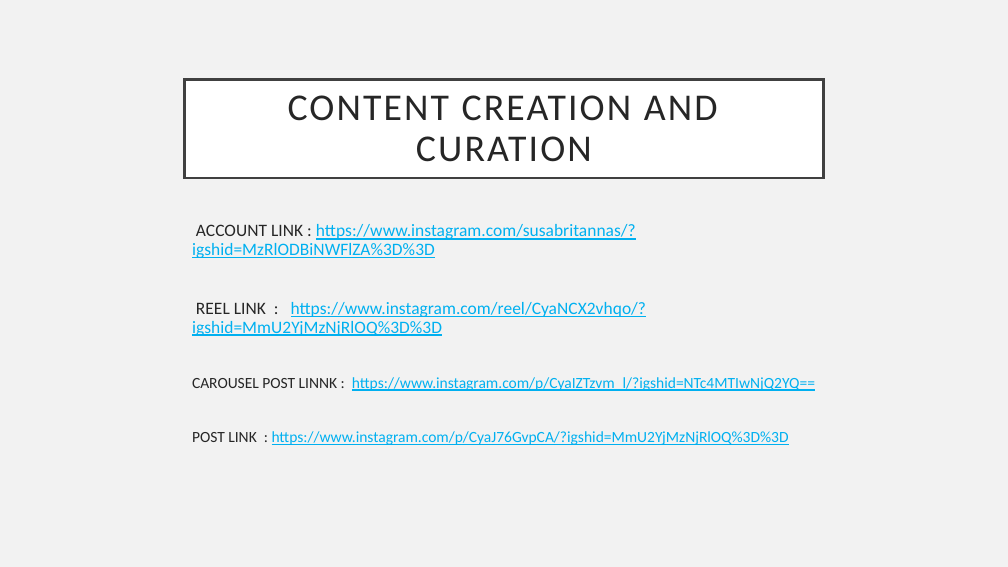
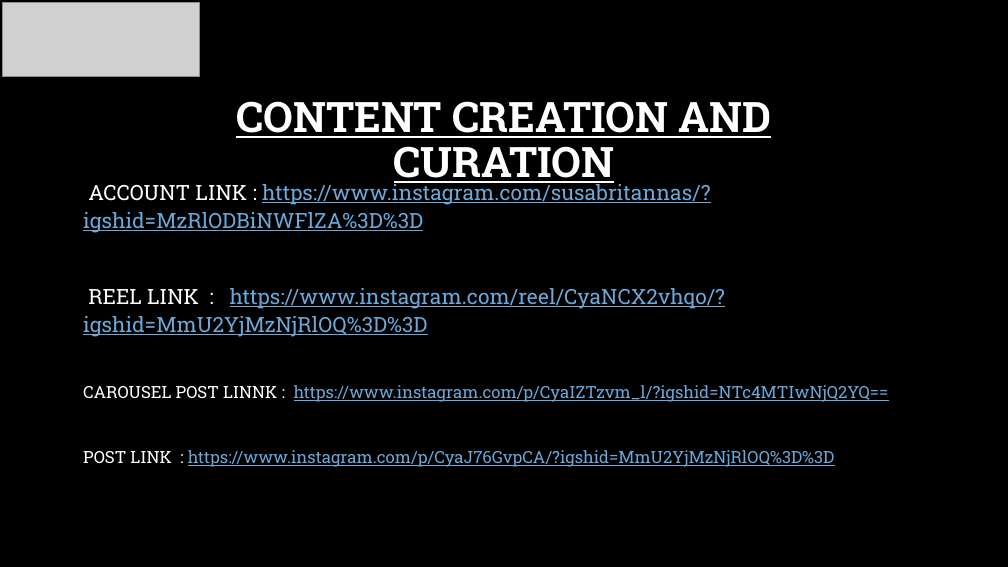
Before and after one commit to Sharfrajhyderbasha/digital-marketing-phase-2--britannia, a slide deck: slide 14 of BRITANNIA_PPT[2] susa sharfraj 1.pptx. Drawn at 1008x567 pixels with LibreOffice and Linux fonts; fonts in the diff are those of the drawing; grey boxes stand for pictures; background and template pictures are left out. Boxes give left, top, right and bottom in pixels: in the first picture for what was removed or moved away, otherwise in the second. Text is boxed around its words. In the diff, an @@ line names an element or a change of style, - is before the commit and + after.

```diff
--- a/BRITANNIA_PPT[2] susa sharfraj 1.pptx
+++ b/BRITANNIA_PPT[2] susa sharfraj 1.pptx
@@ background #F2F2F2 to picture (left out) @@
@@ picture added at <box>2,2,199,76</box> @@
@@ title "CONTENT CREATION AND CURATION": place and size @@
-title "CONTENT CREATION AND CURATION" at <box>185,79,823,178</box>
+title "CONTENT CREATION AND CURATION" at <box>236,101,772,188</box>
@@ title "CONTENT CREATION AND CURATION" at <box>236,101,772,188</box>: size 36 to 40 pt, font Calibri to Roboto Slab, text colour #262626 to #FFFFFF, letter spacing 2 to 0 pt, bold on, underline on; fill #FFFFFF to none; outline #404040 2.5 pt to none @@
@@ text "ACCOUNT LINK : https://www.instagram.com/susabritannas/?igsh ...": place and size @@
-text "ACCOUNT LINK : https://www.instagram.com/susabritannas/?igsh ..." at <box>192,224,815,445</box>
+text "ACCOUNT LINK : https://www.instagram.com/susabritannas/?igsh ..." at <box>83,181,889,467</box>
@@ text "ACCOUNT LINK : https://www.instagram.com/susabritannas/?igsh ..." at <box>83,181,889,467</box>: size 16.6 to 20 pt in "ACCOUNT LINK : https://www.instagram.com/susabritannas/?igsh ...", "REEL LINK : https://www.instagram.com/reel/CyaNCX2vhqo/?igsh ..."; font Calibri to Roboto Slab; text colour #262626 to #FFFFFF in "ACCOUNT LINK :", "REEL LINK :", "CAROUSEL POST LINNK :", "POST LINK :"; text colour #00B0F0 to #6BA9DA in "https://www.instagram.com/susabritannas/?igshid=MzRlODBiNWFl ...", "https://www.instagram.com/reel/CyaNCX2vhqo/?igshid=MmU2YjMzN ...", "https://www.instagram.com/p/CyaIZTzvm_l/?igshid=NTc4MTIwNjQ2 ...", "https://www.instagram.com/p/CyaJ76GvpCA/?igshid=MmU2YjMzNjRl ..."; size 14.8 to 16 pt in "CAROUSEL POST LINNK : https://www.instagram.com/p/CyaIZTzvm_ ...", "POST LINK : https://www.instagram.com/p/CyaJ76GvpCA/?igshid= ..."; line spacing 0.9 to 1.1 @@
```
Also in this commit, not shown: 14 other slides changed, 2 slides added, 1 slide removed.
